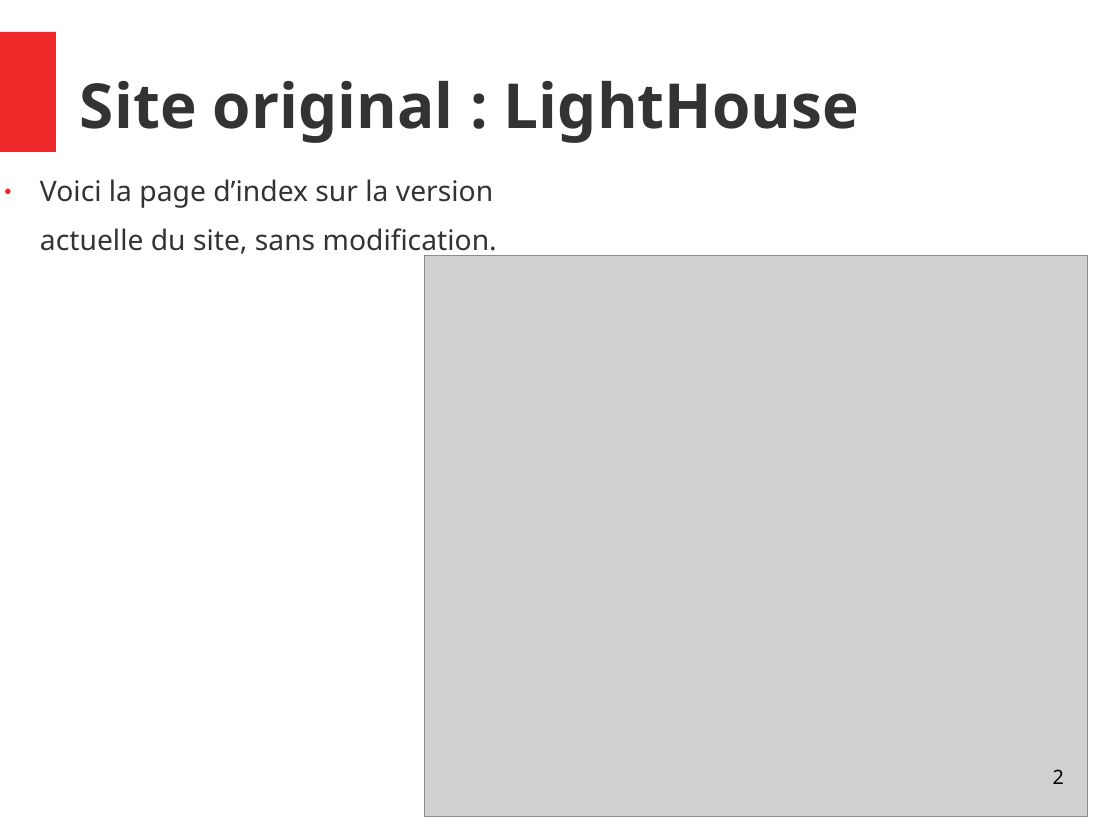
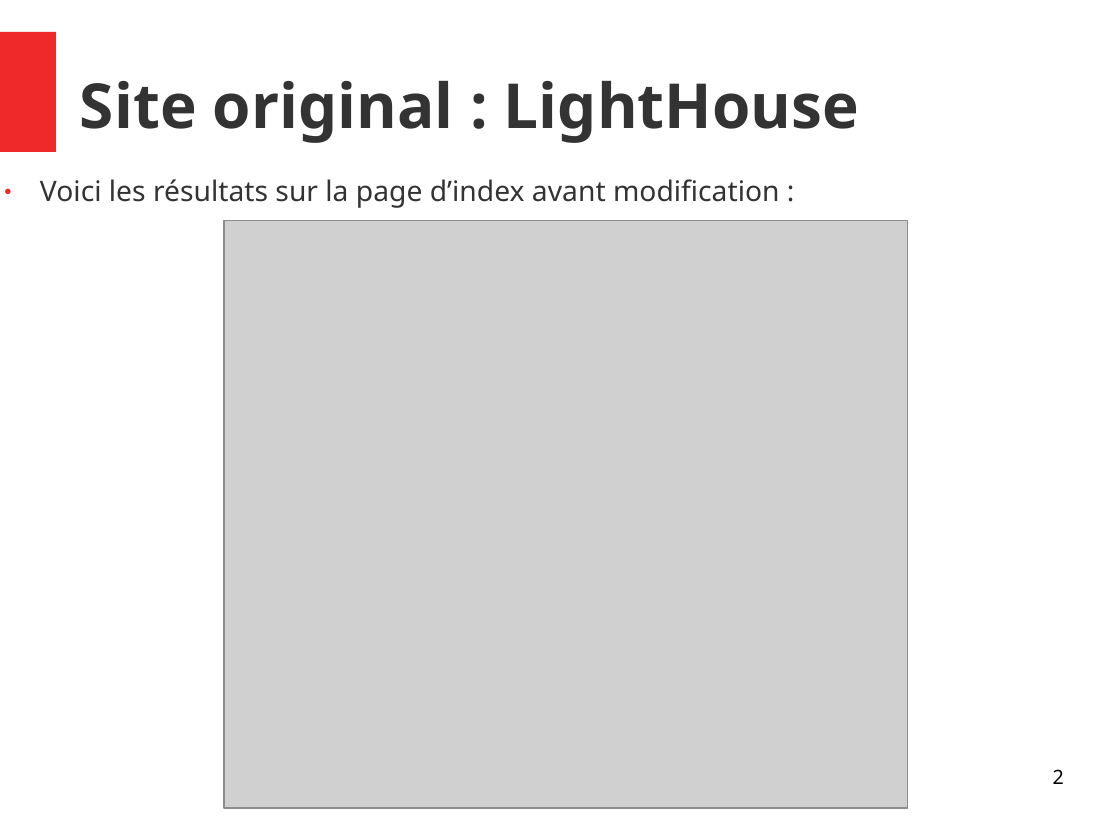
Before and after one commit to Doppler123/OPC_P4_La_Panthere, a slide deck: slide 2 of audit/Rapport.odp. Drawn at 1120x840 pixels with LibreOffice and Linux fonts; fonts in the diff are those of the drawing; grey boxes stand for pictures. Boxes give left, top, right and bottom in pixels: in the first picture for what was removed or moved away, otherwise in the second. Text is boxed around its words. In the diff, an @@ line names an element or a change of style, - is before the commit and + after.

```diff
--- a/audit/Rapport.odp
+++ b/audit/Rapport.odp
@@ text at (x1=40, y1=179, x2=780, y2=208): text changed @@
-● Voici la page d’index sur la version
-actuelle du site, sans modification.
+● Voici les résultats sur la page d’index avant modification :
@@ picture resized from (x1=425, y1=256, x2=1088, y2=817) to (x1=224, y1=221, x2=908, y2=808) @@
```
Also in this commit, not shown: 13 other slides changed, 3 slides added, 3 other files.
